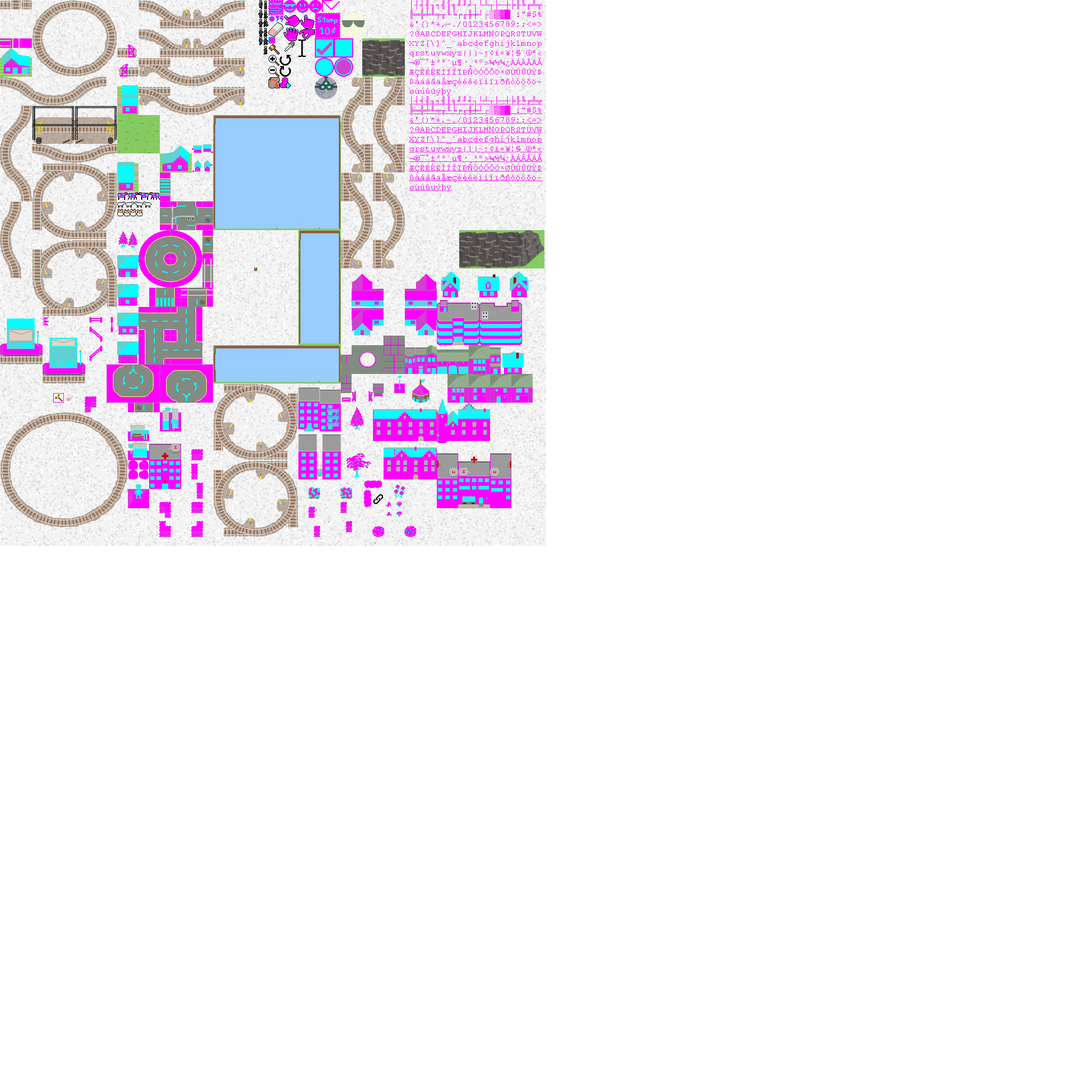
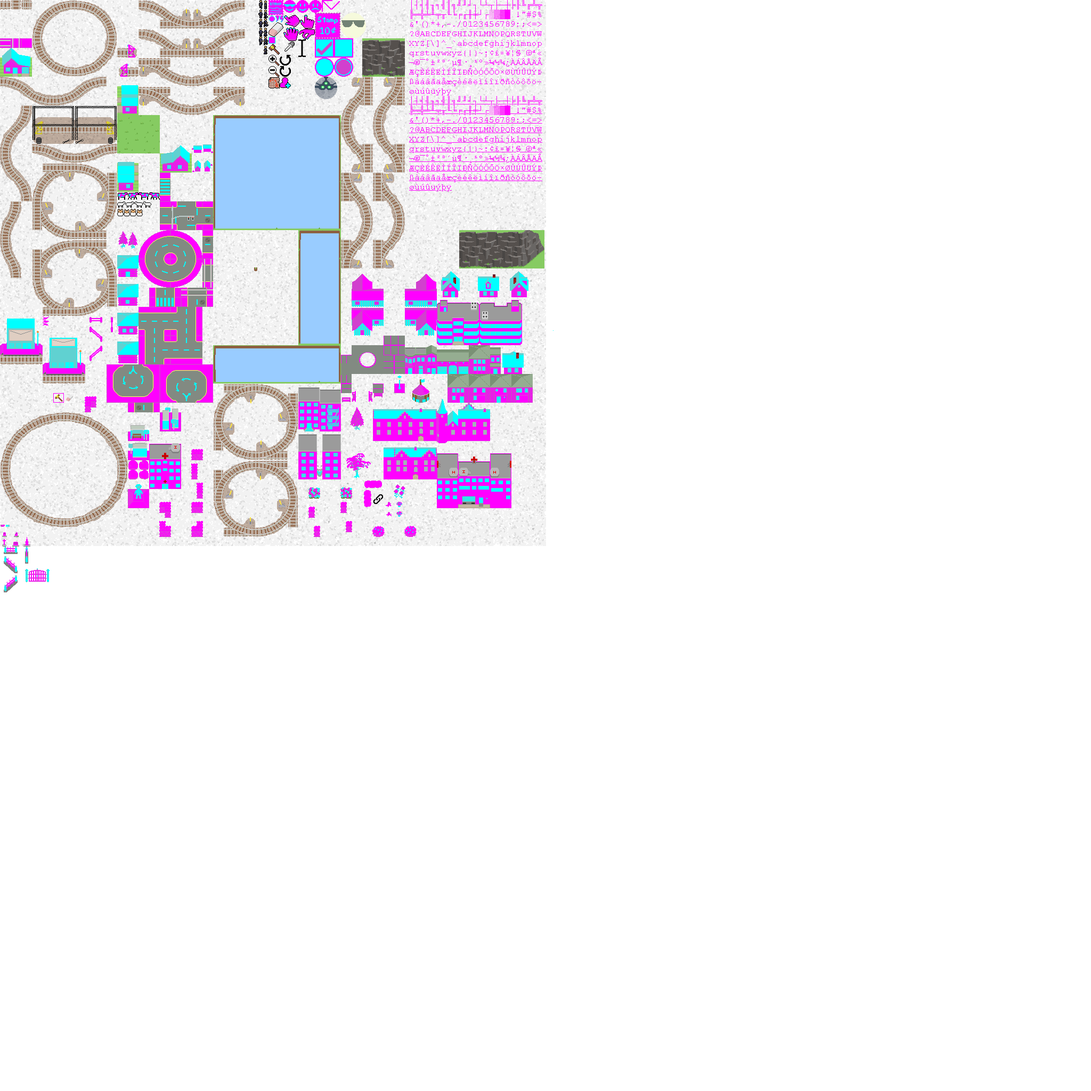
Before/after of a w=1091, h=1091 layered artwork. What changed in the layer stack:
renamed "Pasted Layer #3" to "Structures", painted on it over [0, 524, 50, 593]
